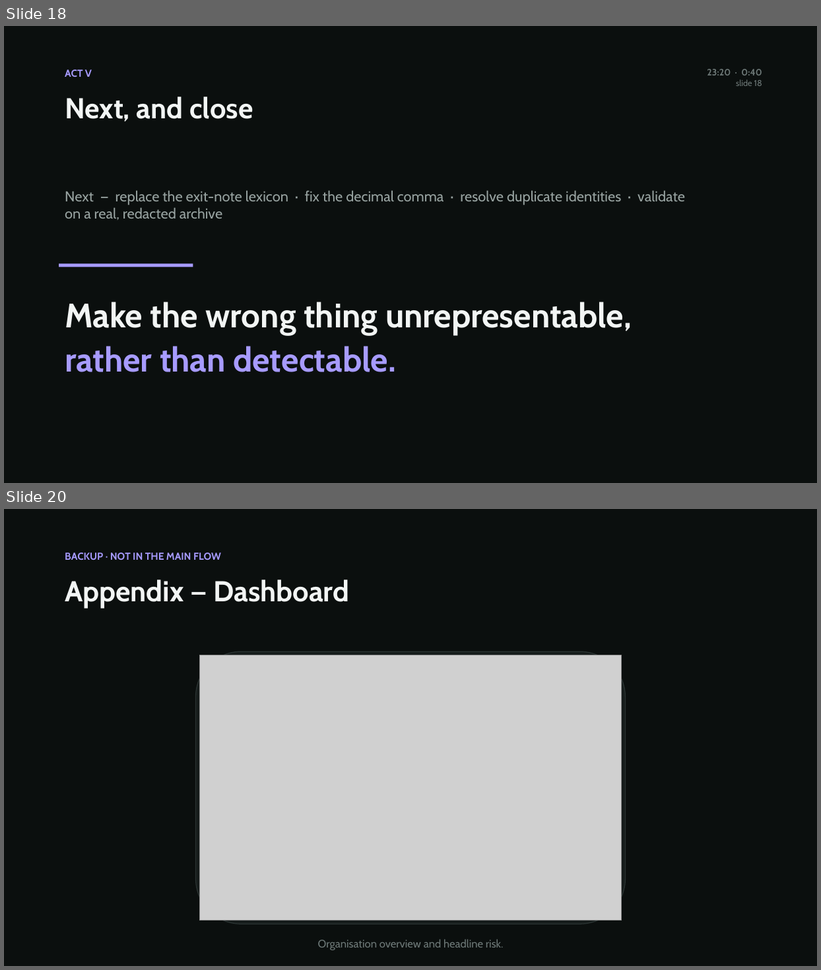
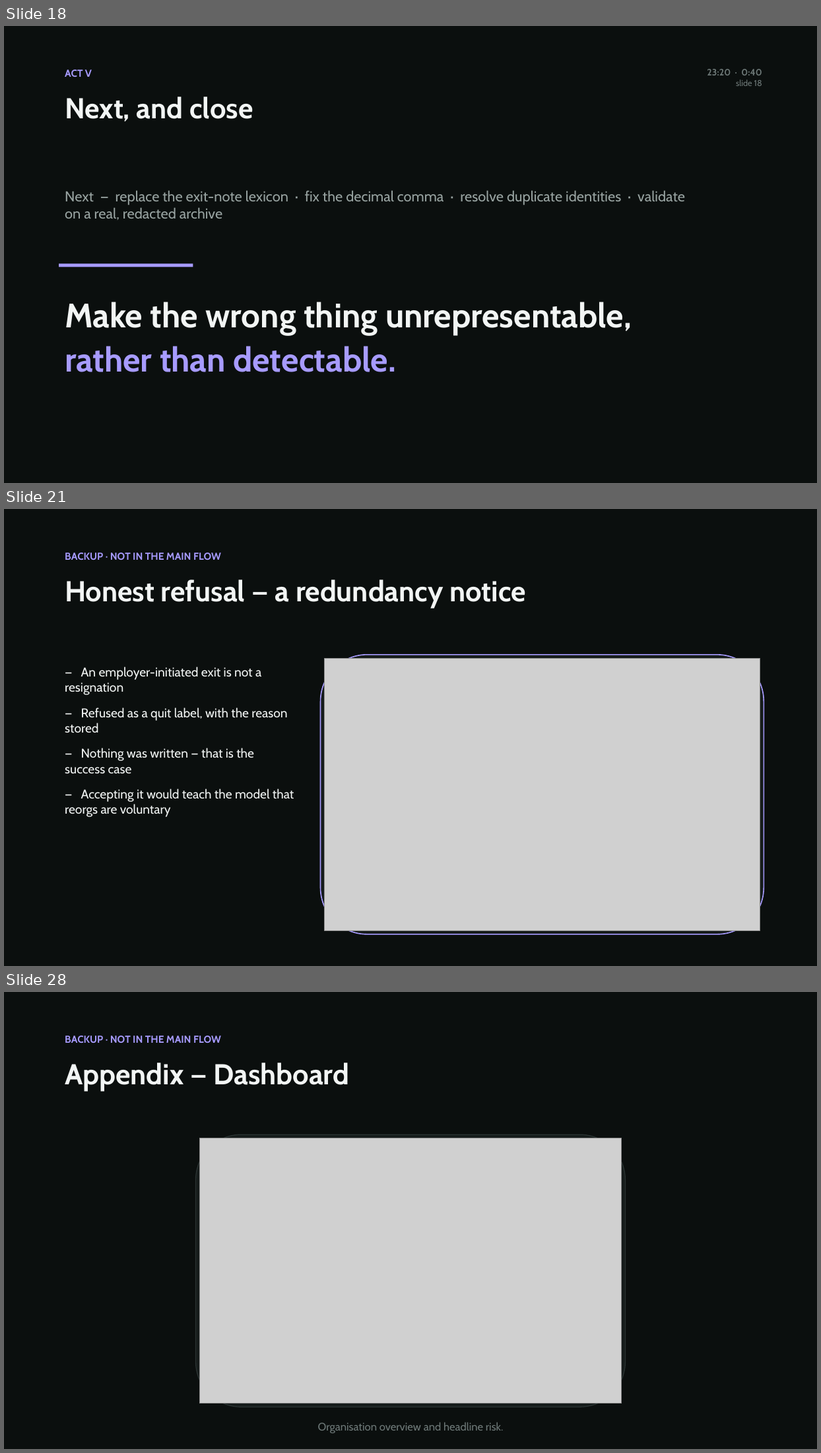
Before and after one commit to AzizKhayati1/companysim, a slide deck: docs/reading-the-paperwork.pptx. Shown one above the other, each under a label of ours: slides 18 and 20 before the commit, slides 18, 21 and 28 after it; the slides between them are not shown. The pictures are 821x970 and 821x1453 pixels, drawn with LibreOffice and Linux fonts; fonts in the diff are those of the drawing; grey boxes stand for pictures. Boxes give left, top, right and bottom in pixels: in the first picture for what was removed or moved away, otherwise in the second. Text is boxed around its words. In the diff, an @@ line names an element or a change of style, - is before the commit and + after.

```diff
--- a/docs/reading-the-paperwork.pptx
+++ b/docs/reading-the-paperwork.pptx
@@ slide 21 added at bbox=[4, 509, 817, 966], background #0B0F0E @@
@@ text added at bbox=[65, 553, 221, 560], 12 pt, text #A79BFF, bold @@
+BACKUP · NOT IN THE MAIN FLOW
@@ text added at bbox=[65, 580, 525, 608], 34 pt, text #F2F5F4, bold @@
+Honest refusal — a redundancy notice
@@ text added at bbox=[65, 667, 294, 817], 15 pt, text #F2F5F4 @@
+— An employer-initiated exit is not a resignation
+— Refused as a quit label, with the reason stored
+— Nothing was written — that is the success case
+— Accepting it would teach the model that reorgs are voluntary
@@ rounded rectangle added at bbox=[321, 655, 764, 935], fill #161C1B, outline #A79BFF 1.25 pt @@
@@ picture added at bbox=[324, 658, 760, 931] @@
@@ what was slide 20 is now slide 28 @@
```
Also in this commit, not shown: 1 slide changed, 8 other slides added, 2 slides removed, 12 other files.
